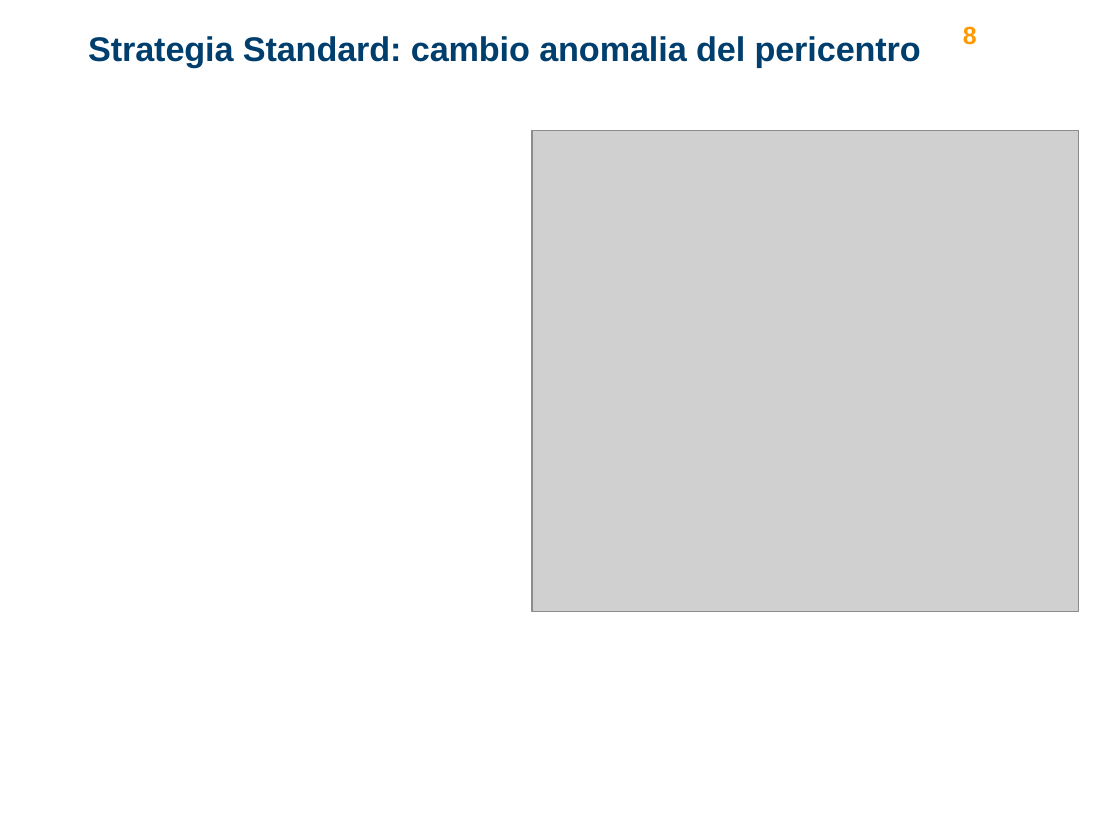
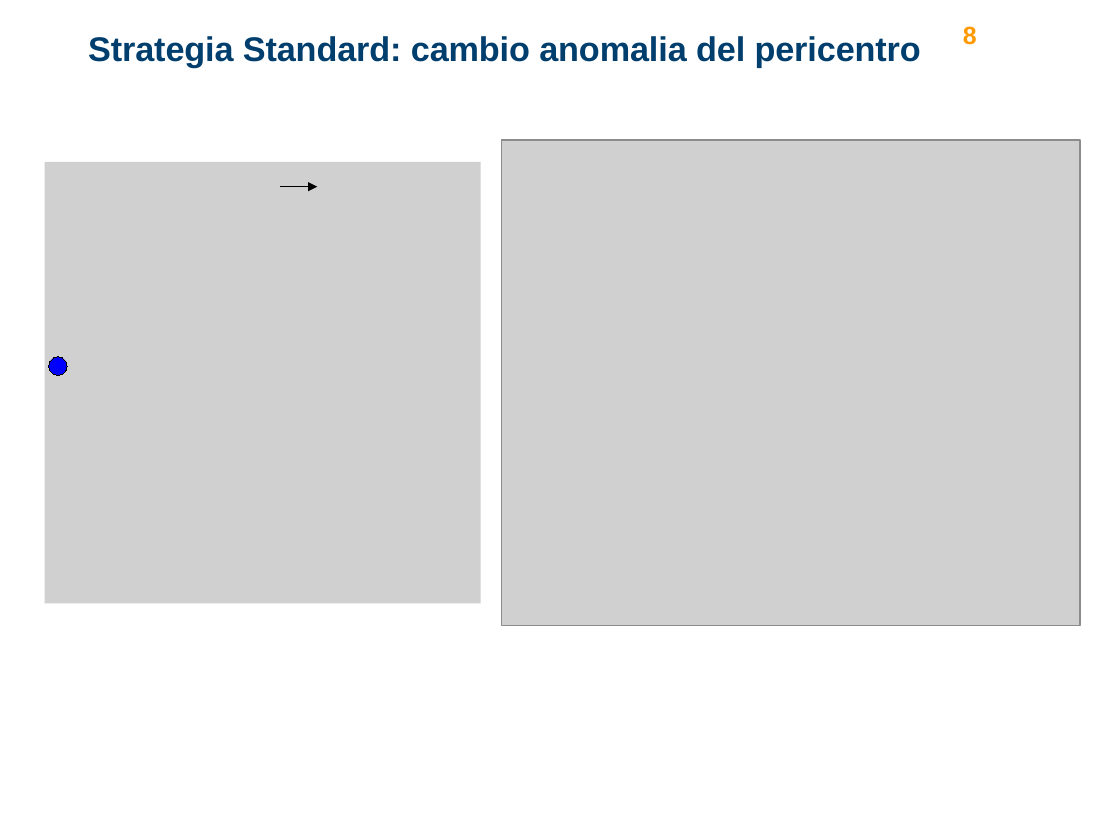
Before and after one commit to turcualexd/IAMS-progetto, a slide deck: slide 8 of Modelli relazione/ppt_presentazione.pptx. Drawn at 1120x840 pixels with LibreOffice and Linux fonts; fonts in the diff are those of the drawing; grey boxes stand for pictures; background and template pictures are left out. Boxes give left, top, right and bottom in pixels: in the first picture for what was removed or moved away, otherwise in the second. Text is boxed around its words. In the diff, an @@ line names an element or a change of style, - is before the commit and + after.

```diff
--- a/Modelli relazione/ppt_presentazione.pptx
+++ b/Modelli relazione/ppt_presentazione.pptx
@@ picture: place and size @@
-picture at bbox=[532, 131, 1079, 612]
+picture at bbox=[502, 140, 1080, 625]
@@ picture added at bbox=[45, 162, 480, 604] @@
@@ arrow added from (280, 187) to (317, 187), #000000 0.75 pt @@
@@ ellipse added at bbox=[48, 356, 67, 375], fill #0000FF, outline #000000 0.75 pt @@
```
Also in this commit, not shown: 9 other slides changed, 4 other files.
